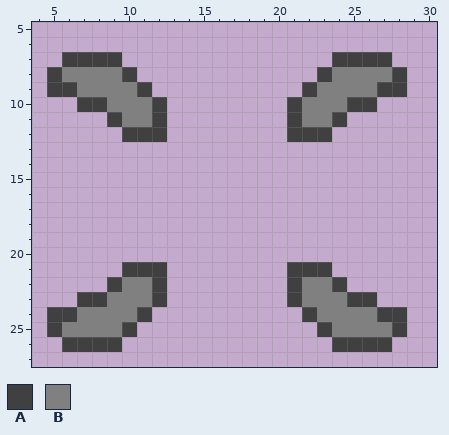
A pixel-art sprite gets an edit: Assets/Resources/Sprites/Towers/T1-Base.png. The picture above was drawn from the file before the commit.
Shown: x 4..30, y 5..27.
Palette (. is transparent): A #404040  B #808080
Pixels before, first column x 5:
 7 .AAAA..............AAAA.
 8 ABBBBA............ABBBBA
 9 AABBBBA..........ABBBBAA
10 ..AABBBA........ABBBAA..
11 ....ABBA........ABBA....
12 .....AAA........AAA.....
13 ........................
14 ........................
15 ........................
16 ........................
17 ........................
18 ........................
19 ........................
20 ........................
21 .....AAA........AAA.....
22 ....ABBA........ABBA....
23 ..AABBBA........ABBBAA..
24 AABBBBA..........ABBBBAA
25 ABBBBA............ABBBBA
26 .AAAA..............AAAA.
New version:
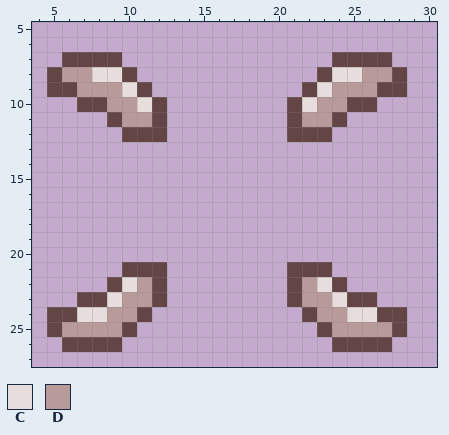
Colours new in this view: C #e7dddd  D #b89a9a
What changed:
file 34x34 -> 340x340 pixels (blocks of 1x1 -> 10x10; one block is one cell here)
colour A: #404040 -> #634545
y 8: x 6..9 BBBB -> DDCC; x 24..27 BBBB -> CCDD
y 9: x 7..10 BBBB -> DDDC; x 23..26 BBBB -> CDDD
y 10: x 9..11 BBB -> DDC; x 22..24 BBB -> CDD
y 11: x 10..11 BB -> DD; x 22..23 BB -> DD
y 22: x 10..11 BB -> CD; x 22..23 BB -> DC
y 23: x 9..11 BBB -> CDD; x 22..24 BBB -> DDC
y 24: x 7..10 BBBB -> CCDD; x 23..26 BBBB -> DDCC
y 25: x 6..9 BBBB -> DDDD; x 24..27 BBBB -> DDDD
